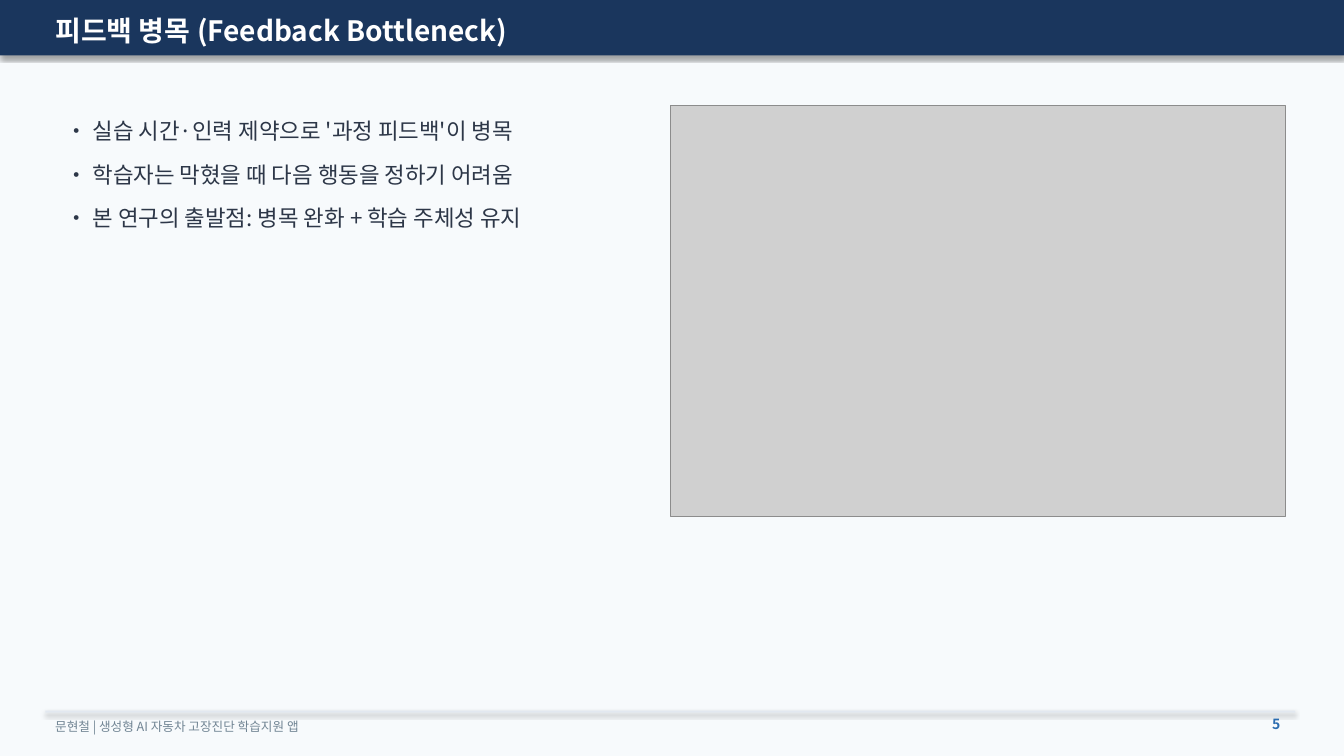
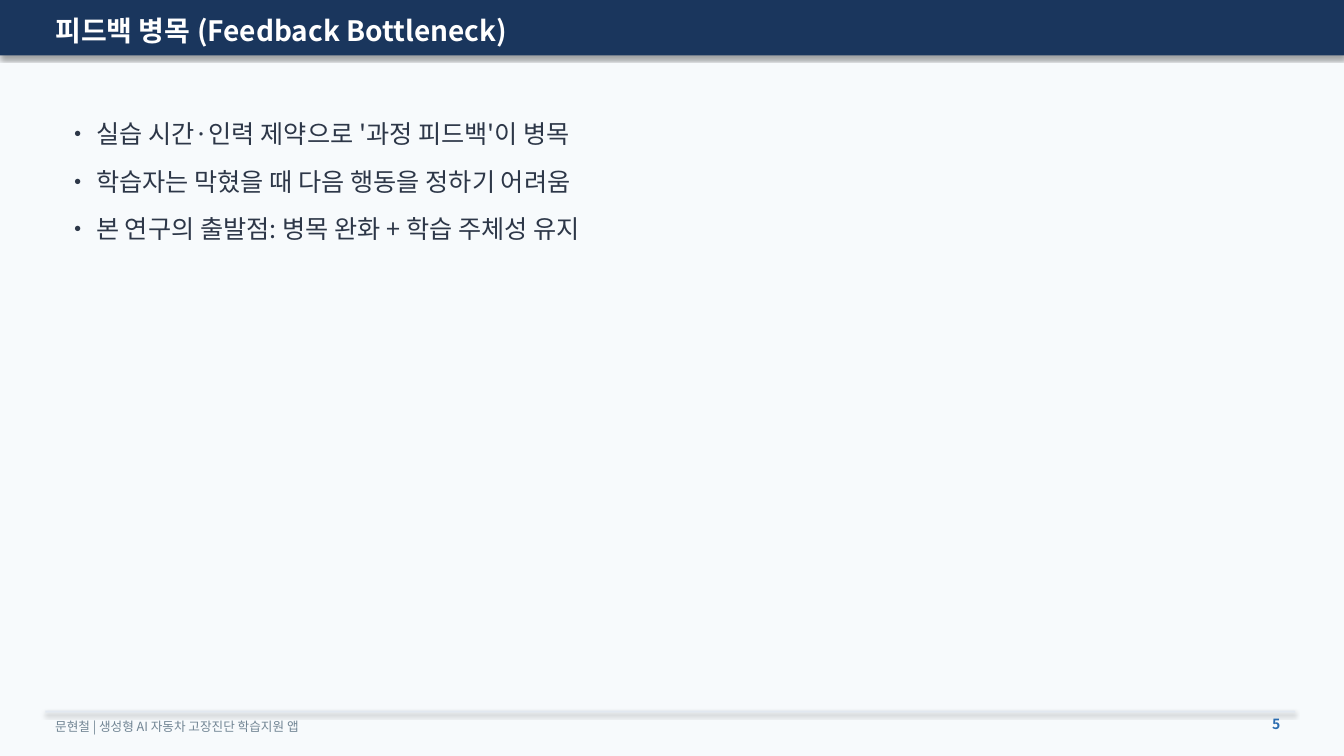
Before and after one commit to bluumunn-0515/car-ai-tutor, a slide deck: slide 5 of presentation_defense_10min.pptx. Drawn at 1344x756 pixels with LibreOffice and Linux fonts; fonts in the diff are those of the drawing; grey boxes stand for pictures. Boxes give left, top, right and bottom in pixels: in the first picture for what was removed or moved away, otherwise in the second. Text is boxed around its words. In the diff, an @@ line names an element or a change of style, - is before the commit and + after.

```diff
--- a/presentation_defense_10min.pptx
+++ b/presentation_defense_10min.pptx
@@ text "• 실습 시간·인력 제약으로 '과정 ..." at (x1=96, y1=122, x2=579, y2=240): size 16 to 18 pt @@
@@ picture removed at (x1=670, y1=106, x2=1286, y2=516) @@
```
Also in this commit, not shown: 15 other slides changed, 1 slide added, 3 other files.
